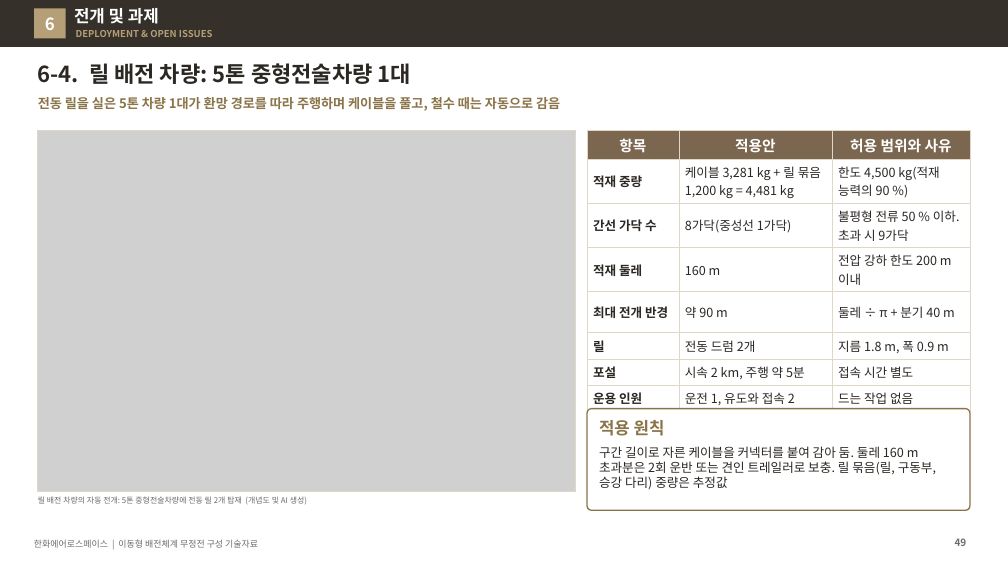
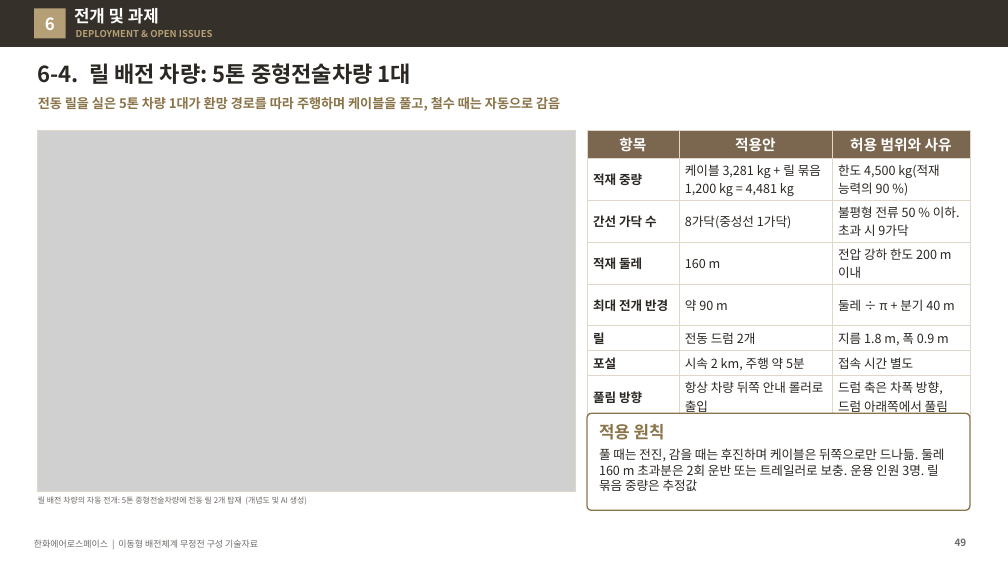
Before and after one commit to byunjd112-hue/headroom, a slide deck: slide 49 of mobile_ems/docs/out/IFPS_이동형배전체계_무정전구성_기술자료_Rev72.pptx. Drawn at 1008x567 pixels with LibreOffice and Linux fonts; fonts in the diff are those of the drawing; grey boxes stand for pictures. Boxes give left, top, right and bottom in pixels: in the first picture for what was removed or moved away, otherwise in the second. Text is boxed around its words. In the diff, an @@ line names an element or a change of style, - is before the commit and + after.

```diff
--- a/mobile_ems/docs/out/IFPS_이동형배전체계_무정전구성_기술자료_Rev72.pptx
+++ b/mobile_ems/docs/out/IFPS_이동형배전체계_무정전구성_기술자료_Rev72.pptx
@@ table at (587, 130, 970, 419) @@
-row 8: 운용 인원 | 운전 1, 유도와 접속 2 | 드는 작업 없음
+row 8: 풀림 방향 | 항상 차량 뒤쪽 안내 롤러로 출입 | 드럼 축은 차폭 방향, 드럼 아래쪽에서 풀림
@@ rounded rectangle: place and size @@
-rounded rectangle at (587, 409, 970, 510)
+rounded rectangle at (587, 414, 970, 510)
@@ rounded rectangle at (587, 414, 970, 510): proportions changed @@
@@ text "적용 원칙": place and size @@
-text "적용 원칙" at (599, 420, 665, 436)
+text "적용 원칙" at (599, 424, 665, 440)
@@ text at (599, 448, 944, 491): text changed @@
-구간 길이로 자른 케이블을 커넥터를 붙여 감아 둠. 둘레 160 m 초과분은 2회 운반 또는 견인 트레일러로 보충. 릴 묶음(릴, 구동부, 승강 다리) 중량은 추정값
+풀 때는 전진, 감을 때는 후진하며 케이블은 뒤쪽으로만 드나듦. 둘레 160 m 초과분은 2회 운반 또는 트레일러로 보충. 운용 인원 3명. 릴 묶음 중량은 추정값
```
Also in this commit, not shown: 1 other slide changed, 4 other files.
